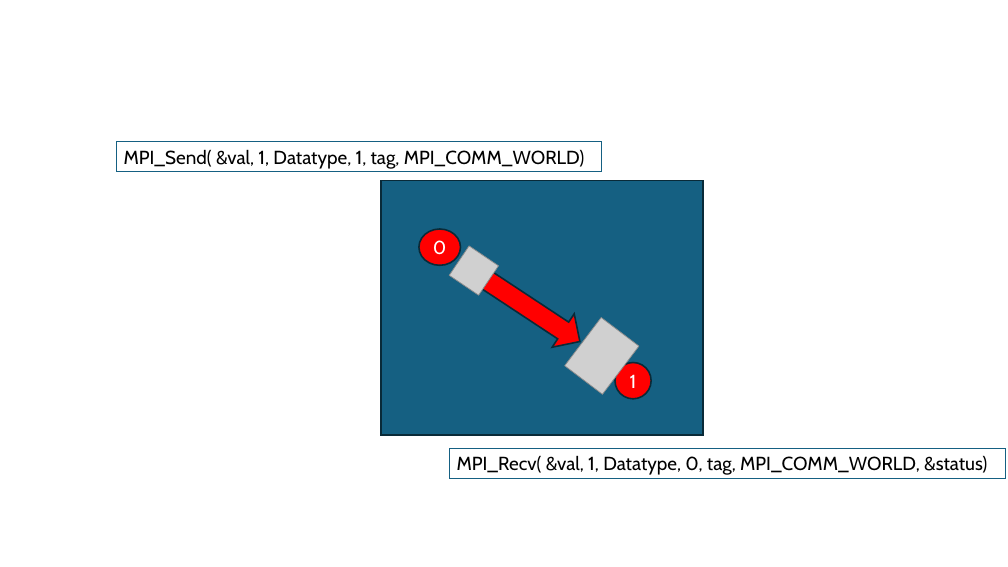
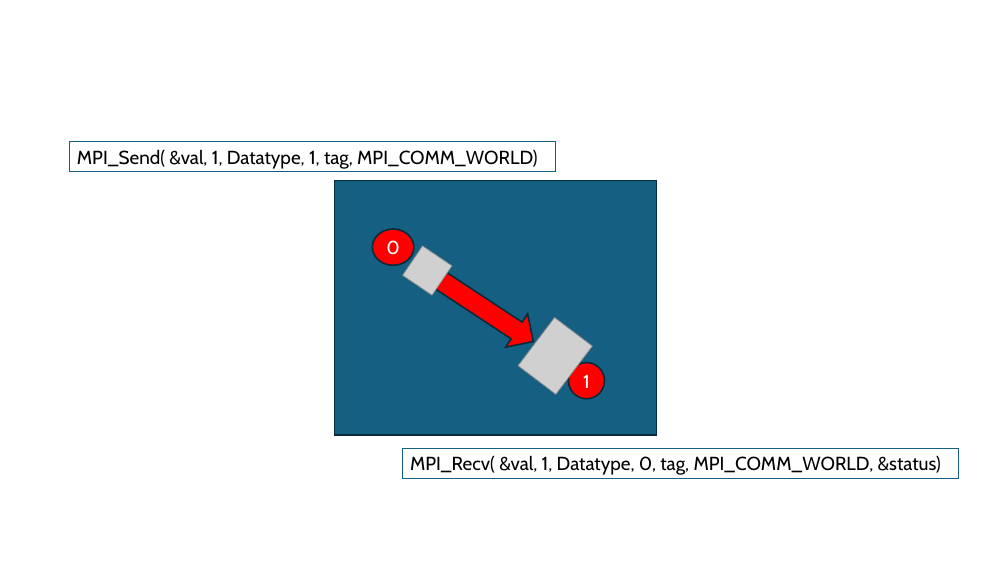
Before and after one commit to marioa/MPI-from-scratch, a slide deck: slide 3 of imgs/images.pptx. Drawn at 1008x567 pixels with LibreOffice and Linux fonts; fonts in the diff are those of the drawing; grey boxes stand for pictures. Boxes give left, top, right and bottom in pixels: in the first picture for what was removed or moved away, otherwise in the second. Text is boxed around its words. In the diff, an @@ line names an element or a change of style, - is before the commit and + after.

```diff
--- a/imgs/images.pptx
+++ b/imgs/images.pptx
@@ 5 rectangles, 2 pictures, 2 ellipses, 1 right arrow, 1 freeform shape, 1 rounded rectangle: place and size @@
-5 rectangles, 2 pictures, 2 ellipses, 1 right arrow, 1 freeform shape, 1 rounded rectangle at <box>116,141,1006,479</box>
+5 rectangles, 2 pictures, 2 ellipses, 1 right arrow, 1 freeform shape, 1 rounded rectangle at <box>70,141,960,479</box>
```
Also in this commit, not shown: 1 slide added, 5 other files.
